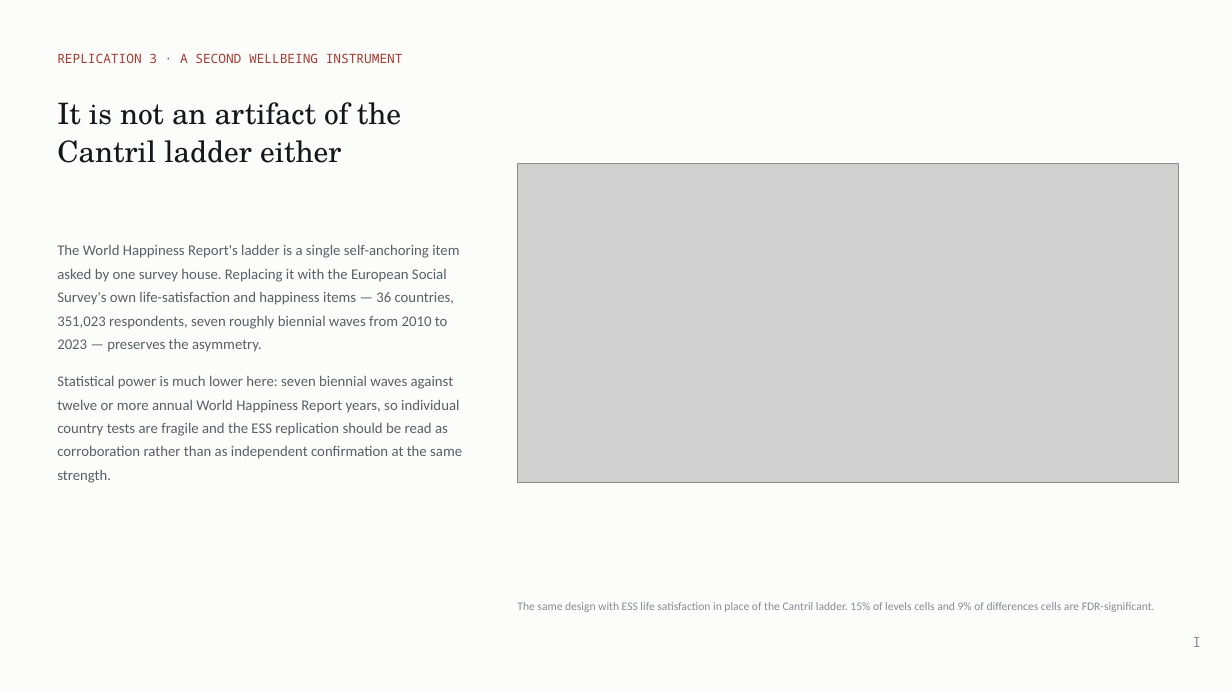
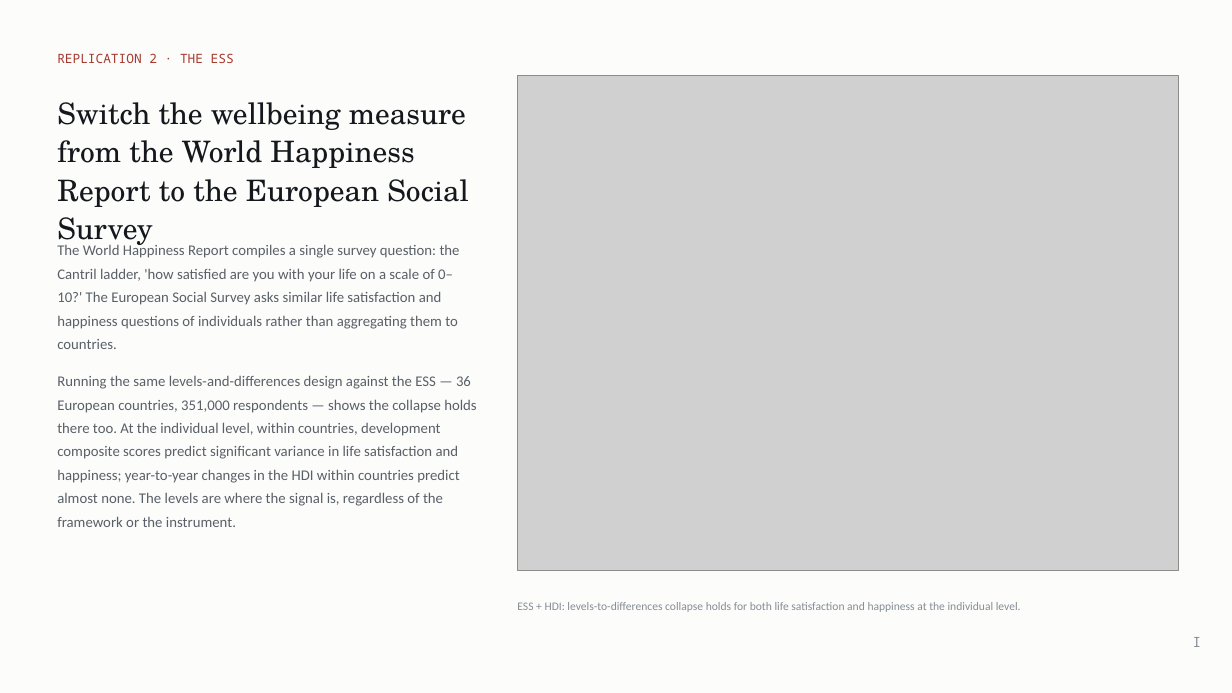
Before and after one commit to cwejnert/HDI-Happiness, a slide deck: slide 5 of deck/Measured_Where_It_Varies.pptx (slide 7 before the commit). Drawn at 1232x693 pixels with LibreOffice and Linux fonts; fonts in the diff are those of the drawing; grey boxes stand for pictures. Boxes give left, top, right and bottom in pixels: in the first picture for what was removed or moved away, otherwise in the second. Text is boxed around its words. In the diff, an @@ line names an element or a change of style, - is before the commit and + after.

```diff
--- a/deck/Measured_Where_It_Varies.pptx
+++ b/deck/Measured_Where_It_Varies.pptx
@@ text at [57, 53, 234, 63]: text changed @@
-REPLICATION 3 · A SECOND WELLBEING INSTRUMENT
+REPLICATION 2 · THE ESS
@@ picture: place and size @@
-picture at [518, 164, 1178, 483]
+picture at [518, 75, 1178, 570]
@@ text at [57, 102, 468, 248]: text changed @@
-It is not an artifact of the Cantril ladder either
+Switch the wellbeing measure from the World Happiness Report to the European Social Survey
@@ text at [57, 243, 476, 527]: text changed @@
-The World Happiness Report's ladder is a single self-anchoring item asked by one survey house. Replacing it with the European Social Survey's own life-satisfaction and happiness items — 36 countries, 351,023 respondents, seven roughly biennial waves from 2010 to 2023 — preserves the asymmetry.
-Statistical power is much lower here: seven biennial waves against twelve or more annual World Happiness Report years, so individual country tests are fragile and the ESS replication should be read as corroboration rather than as independent confirmation at the same strength.
+The World Happiness Report compiles a single survey question: the Cantril ladder, 'how satisfied are you with your life on a scale of 0–10?' The European Social Survey asks similar life satisfaction and happiness questions of individuals rather than aggregating them to countries.
+Running the same levels-and-differences design against the ESS — 36 European countries, 351,000 respondents — shows the collapse holds there too. At the individual level, within countries, development composite scores predict significant variance in life satisfaction and happiness; year-to-year changes in the HDI within countries predict almost none. The levels are where the signal is, regardless of the framework or the instrument.
@@ text at [517, 602, 1021, 612]: text changed @@
-The same design with ESS life satisfaction in place of the Cantril ladder. 15% of levels cells and 9% of differences cells are FDR-significant.
+ESS + HDI: levels-to-differences collapse holds for both life satisfaction and happiness at the individual level.
```
Also in this commit, not shown: 17 other slides changed, 4 slides added, 24 slides removed, 2 other files.
